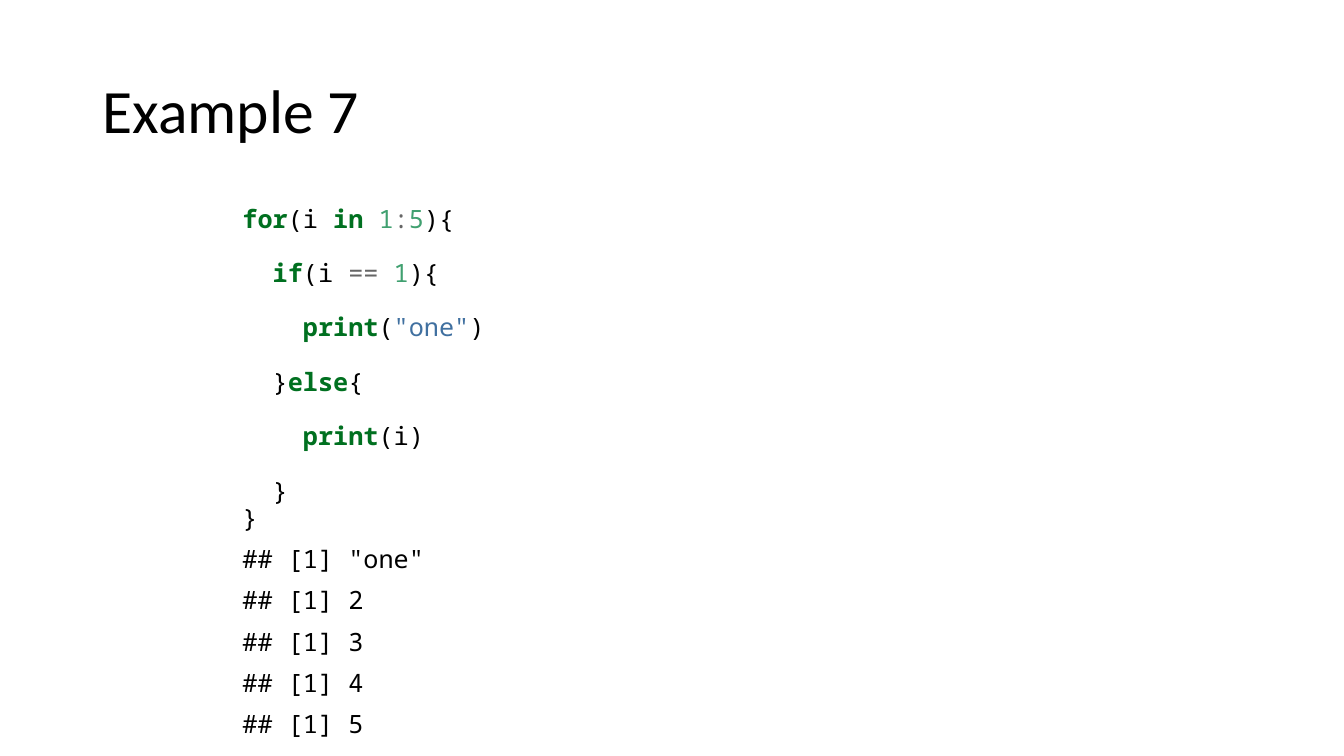
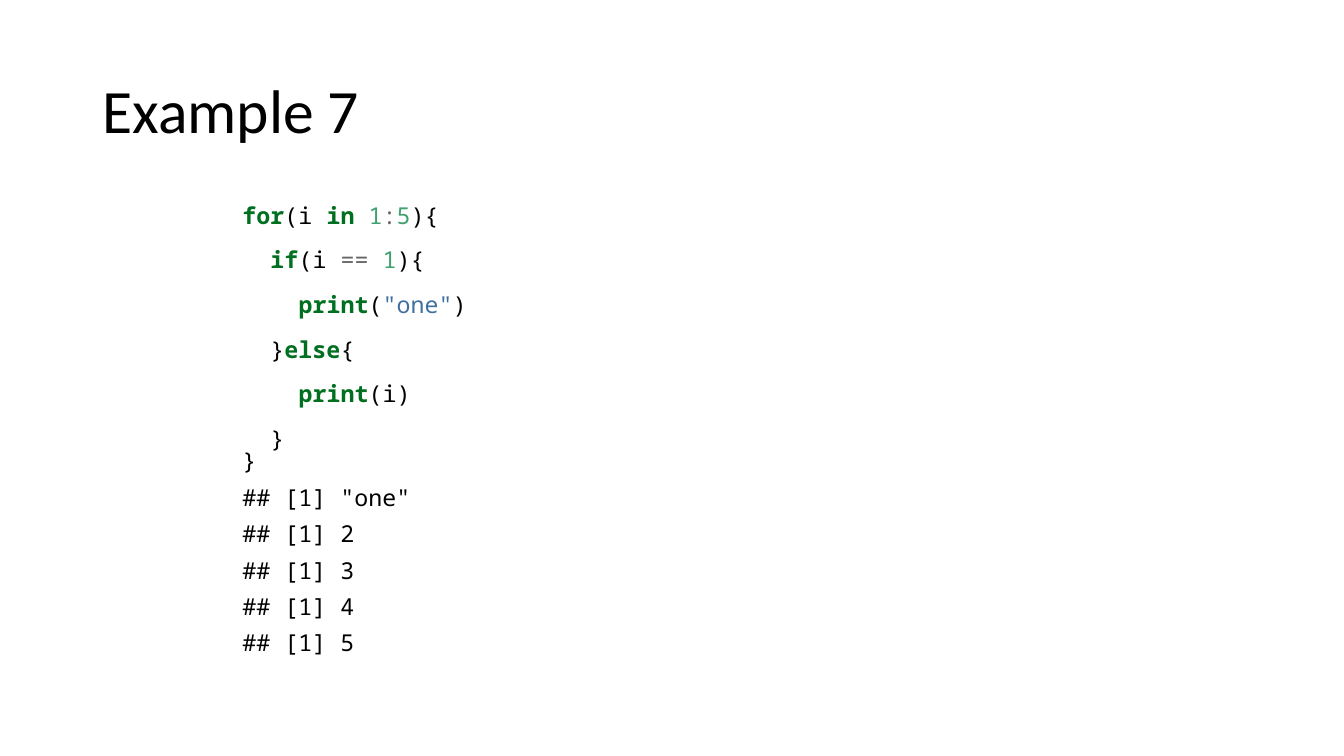
Before and after one commit to ClinicianCoders/ClinicianCoders, a slide deck: slide 29 of Workshops/Workshop6.pptx (slide 28 before the commit). Drawn at 1344x756 pixels with LibreOffice and Linux fonts; fonts in the diff are those of the drawing. Boxes give left, top, right and bottom in pixels: in the first picture for what was removed or moved away, otherwise in the second. Text is boxed around its words. In the diff, an @@ line names an element or a change of style, - is before the commit and + after.

```diff
--- a/Workshops/Workshop6.pptx
+++ b/Workshops/Workshop6.pptx
@@ text "for(i in 1:5){ if(i == ..." at [242, 206, 467, 655]: size 18 to 16.6 pt; line spacing 0.9 to 0.8 @@
```
Also in this commit, not shown: 3 other slides changed, 1 slide added, 3 other files.
